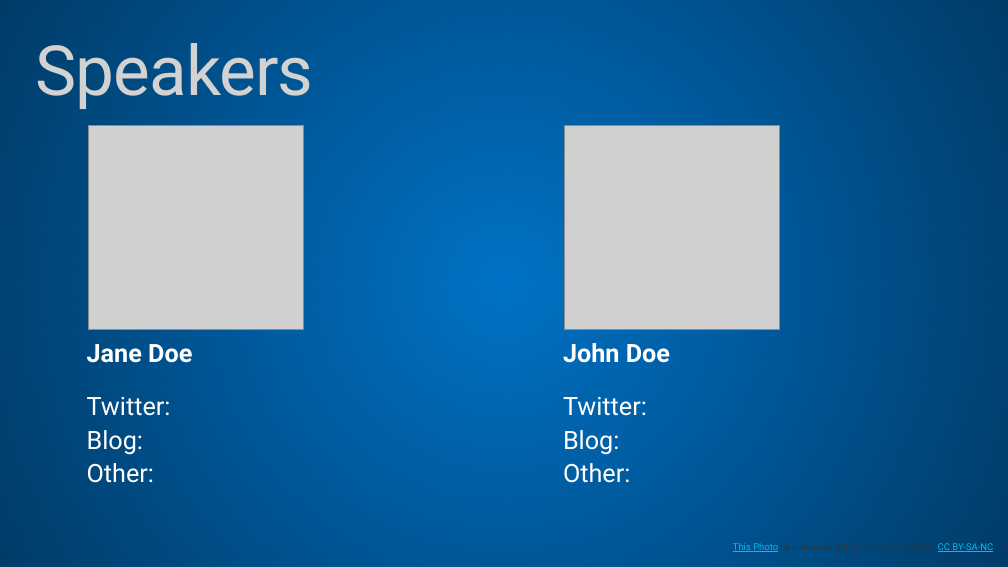
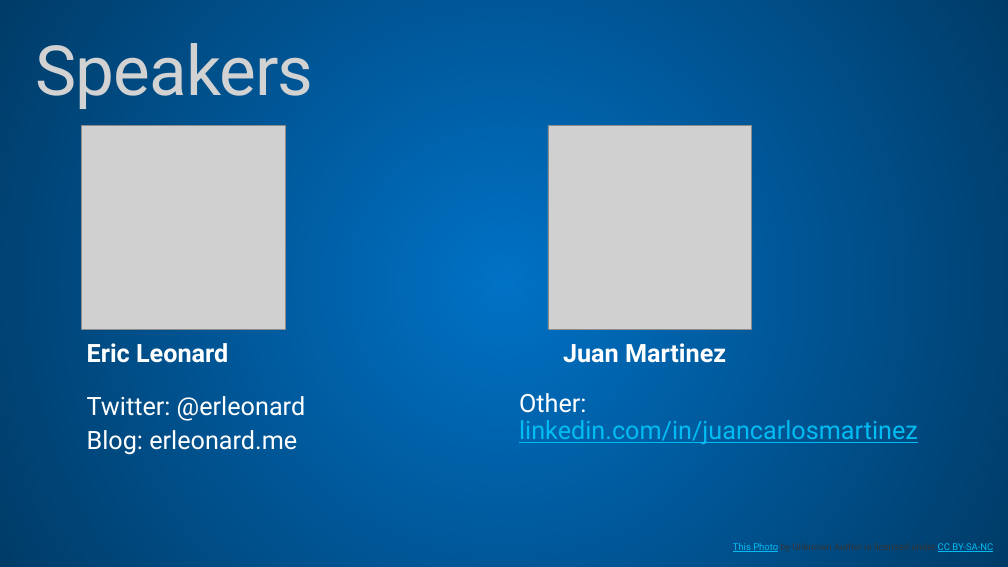
Before and after one commit to MSDEVMTL/GlobalAzureBootcamp-2019, a slide deck: slide 5 of Locations/Ottawa/Welcome.pptx. Drawn at 1008x567 pixels with LibreOffice and Linux fonts; fonts in the diff are those of the drawing; grey boxes stand for pictures; background and template pictures are left out. Boxes give left, top, right and bottom in pixels: in the first picture for what was removed or moved away, otherwise in the second. Text is boxed around its words. In the diff, an @@ line names an element or a change of style, - is before the commit and + after.

```diff
--- a/Locations/Ottawa/Welcome.pptx
+++ b/Locations/Ottawa/Welcome.pptx
@@ picture: place and size @@
-picture at (88,126,304,329)
+picture at (82,126,286,330)
@@ picture: place and size @@
-picture at (565,126,780,329)
+picture at (548,126,752,329)
@@ text at (87,343,228,363): text changed @@
-Jane Doe
+Eric Leonard
@@ text at (563,343,726,363): text changed @@
-John Doe
+Juan Martinez
@@ text at (87,396,305,455): text changed @@
-Twitter:
-Blog:
-Other:
+Twitter: @erleonard
+Blog: erleonard.me
@@ text at (519,393,918,444): text changed; text colour #FFFFFF to #00BCF2 @@
-Twitter:
-Blog:
-Other:
+Other: linkedin.com/in/juancarlosmartinez
```
Also in this commit, not shown: 3 other slides changed, 1 slide removed.
